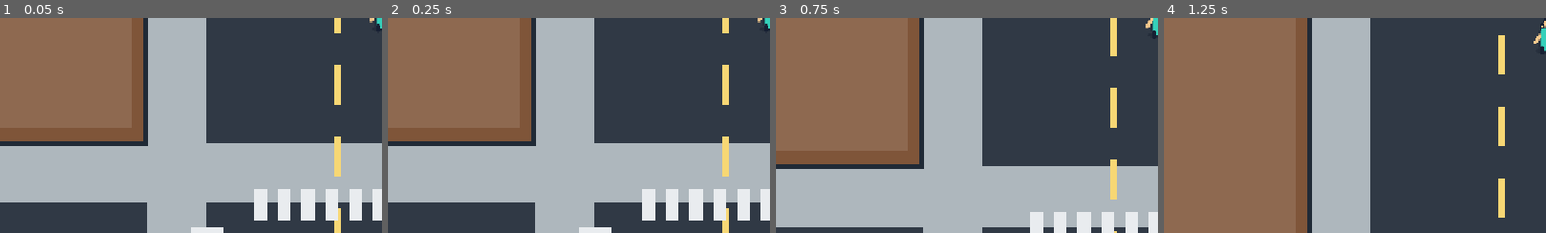
Above: before the commit, frames 1-4 (left to right).
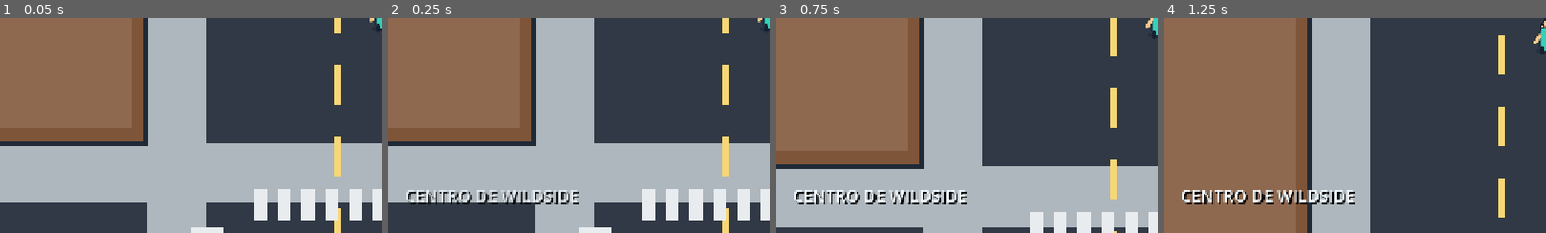
Above: after the commit, the same moments.

Repository: MiguelAlmeidaJ/Wildside
Game: Godot game, scene res://main.tscn
Same seed, same stepped clock (60 frames per second), same inputs: the game is played once before the commit and once after it.
Inputs (mouse positions are % of the whole screen's width and height, from its top left):
- Up to frame 1 (0.05 s): no input
- Up to frame 2 (0.25 s): no input
- Up to frame 3 (0.75 s): move the mouse to (45, 70) at 0.52 s; hold W (move_up) from 0.53 s (still down); hold E (interact) from 0.53 s (still down); click (45, 70) at 0.67 s
- Up to frame 4 (1.25 s): keep holding W (move_up); keep holding E (interact); tap Shift (run) at 0.8 s
The pictures show only the part of the screen within x 0-50%, y 50-100%; the shares and areas given below are measured in that part.

Frame 1 is identical in both runs. In frame 2, 1.6% of the frame differs, in the area x 4-50%, y 80-87%; in frame 3, 1.9%; in frame 4, 2.0%.

Commit message:
Adiciona bairros e dá mais vida à cidade
* Add district state to game manager

* Add city district tracker

* Populate city districts with NPCs and vehicles

* Show district transitions on HUD

* Add district name banner

* Cover city districts in smoke test

* Give city districts subtle visual identities

* Document city districts and population

* Make district banner transitions robust

Diff:
--- a/main.tscn
+++ b/main.tscn
@@ -11,9 +11,13 @@
 [ext_resource type="PackedScene" path="res://scenes/vehicles/police_car.tscn" id="9_police"]
 [ext_resource type="PackedScene" path="res://scenes/world/wilderness_zone.tscn" id="10_zone"]
 [ext_resource type="PackedScene" path="res://scenes/ui/hud.tscn" id="11_hud"]
+[ext_resource type="Script" path="res://scripts/world/district_tracker.gd" id="12_district"]
 
 [node name="Game" type="Node2D"]
 script = ExtResource("1_main")
+
+[node name="DistrictTracker" type="Node" parent="."]
+script = ExtResource("12_district")
 
 [node name="World" type="Node2D" parent="."]
 
@@ -37,6 +41,26 @@
 citizen_name = "Davi"
 dialogue = "Tem viaturas demais rondando o centro. Eu evitaria confusão."
 
+[node name="Luma" parent="World/Entities/NPCs" instance=ExtResource("6_npc")]
+position = Vector2(-1460, 470)
+citizen_name = "Luma"
+dialogue = "Aqui no residencial todo mundo sabe da vida de todo mundo. Até demais."
+
+[node name="Bruno" parent="World/Entities/NPCs" instance=ExtResource("6_npc")]
+position = Vector2(1460, 460)
+citizen_name = "Bruno"
+dialogue = "As fábricas fecharam cedo. Dizem que alguma coisa apareceu perto dos galpões."
+
+[node name="Nando" parent="World/Entities/NPCs" instance=ExtResource("6_npc")]
+position = Vector2(-540, 1460)
+citizen_name = "Nando"
+dialogue = "Na Zona Sul você encontra de tudo. O problema é saber de quem está comprando."
+
+[node name="Iara" parent="World/Entities/NPCs" instance=ExtResource("6_npc")]
+position = Vector2(560, 1440)
+citizen_name = "Iara"
+dialogue = "Se você viu uma criatura estranha, não foi o primeiro. Só o primeiro a voltar falando."
+
 [node name="Police1" parent="World/Entities/NPCs" instance=ExtResource("9_police")]
 position = Vector2(950, 0)
 
@@ -50,6 +74,14 @@
 [node name="Car" parent="World/Entities/Vehicles" instance=ExtResource("5_car")]
 position = Vector2(-90, 65)
 rotation = 0.18
+
+[node name="CarResidential" parent="World/Entities/Vehicles" instance=ExtResource("5_car")]
+position = Vector2(-1010, 610)
+rotation = 1.5708
+
+[node name="CarIndustrial" parent="World/Entities/Vehicles" instance=ExtResource("5_car")]
+position = Vector2(1010, 560)
+rotation = -1.5708
 
 [node name="Creatures" type="Node2D" parent="World/Entities"]
 
--- a/scenes/ui/hud.tscn
+++ b/scenes/ui/hud.tscn
@@ -154,4 +154,22 @@
 theme_override_font_sizes/font_size = 16
 text = "Converse com Maya."
 
+[node name="DistrictLabel" type="Label" parent="."]
+unique_name_in_owner = true
+visible = false
+anchors_preset = 3
+anchor_top = 1.0
+anchor_bottom = 1.0
+offset_left = 28.0
+offset_top = -82.0
+offset_right = 520.0
+offset_bottom = -34.0
+grow_vertical = 0
+theme_override_colors/font_color = Color(0.95, 0.98, 1, 1)
+theme_override_colors/font_shadow_color = Color(0, 0, 0, 0.9)
+theme_override_constants/shadow_offset_x = 3
+theme_override_constants/shadow_offset_y = 3
+theme_override_font_sizes/font_size = 28
+text = "CENTRO DE WILDSIDE"
+
 [connection signal="timeout" from="MessageTimer" to="." method="_on_message_timer_timeout"]
--- a/scripts/systems/game_manager.gd
+++ b/scripts/systems/game_manager.gd
@@ -1,9 +1,11 @@
 extends Node
 
 signal money_changed(total: int)
+signal district_changed(name: String)
 
 var player: CharacterBody2D
 var money := 0
+var current_district := ""
 
 
 func register_player(value: CharacterBody2D) -> void:
@@ -23,6 +25,14 @@
 	money_changed.emit(money)
 
 
+func set_district(name: String) -> void:
+	if name == current_district:
+		return
+	current_district = name
+	district_changed.emit(name)
+
+
 func reset_run() -> void:
 	money = 0
+	current_district = ""
 	money_changed.emit(money)
--- a/scripts/ui/hud.gd
+++ b/scripts/ui/hud.gd
@@ -9,10 +9,12 @@
 @onready var mission_panel: PanelContainer = %MissionPanel
 @onready var mission_title: Label = %MissionTitle
 @onready var mission_description: Label = %MissionDescription
+@onready var district_label: Label = %DistrictLabel
 
 var _objective_text := ""
 var _objective_target := Vector2.ZERO
 var _objective_has_target := false
+var _district_tween: Tween
 
 
 func _ready() -> void:
@@ -21,6 +23,7 @@
 	WantedManager.wanted_changed.connect(_on_wanted_changed)
 	WantedManager.crime_committed.connect(_on_crime_committed)
 	GameManager.money_changed.connect(_on_money_changed)
+	GameManager.district_changed.connect(_on_district_changed)
 	_on_wanted_changed(WantedManager.wanted_level, WantedManager.heat)
 	_on_money_changed(GameManager.money)
 
@@ -69,5 +72,24 @@
 	show_message("MISSÃO CONCLUÍDA  •  +$%d" % reward)
 
 
+func _on_district_changed(name: String) -> void:
+	if name.is_empty():
+		return
+	if _district_tween != null and _district_tween.is_valid():
+		_district_tween.kill()
+
+	district_label.text = name
+	district_label.show()
+	district_label.modulate.a = 0.0
+
+	_district_tween = create_tween()
+	_district_tween.set_trans(Tween.TRANS_QUAD)
+	_district_tween.set_ease(Tween.EASE_OUT)
+	_district_tween.tween_property(district_label, "modulate:a", 1.0, 0.22)
+	_district_tween.tween_interval(1.65)
+	_district_tween.tween_property(district_label, "modulate:a", 0.0, 0.65)
+	_district_tween.tween_callback(district_label.hide)
+
+
 func _on_message_timer_timeout() -> void:
 	message_panel.hide()
--- a/scripts/world/city.gd
+++ b/scripts/world/city.gd
@@ -35,6 +35,12 @@
 
 func _draw() -> void:
 	draw_rect(CITY_RECT, Color("#77a464"))
+
+	# Tons discretos ajudam cada região a ter leitura própria sem trocar o tileset ainda.
+	draw_rect(Rect2(-1800, -900, 980, 1700), Color(0.18, 0.32, 0.45, 0.13))
+	draw_rect(Rect2(-820, -900, 1640, 1700), Color(0.30, 0.24, 0.38, 0.08))
+	draw_rect(Rect2(820, -900, 980, 1700), Color(0.42, 0.28, 0.16, 0.14))
+	draw_rect(Rect2(-1800, 1180, 3600, 620), Color(0.24, 0.18, 0.30, 0.13))
 
 	# Duas avenidas horizontais e três eixos verticais.
 	draw_rect(Rect2(-1800, -180, 3600, 360), ROAD_COLOR)
--- /dev/null
+++ b/scripts/world/district_tracker.gd
@@ -0,0 +1,27 @@
+extends Node
+
+@export var update_interval := 0.15
+
+var _elapsed := 0.0
+
+
+func _process(delta: float) -> void:
+	_elapsed += delta
+	if _elapsed < update_interval:
+		return
+	_elapsed = 0.0
+
+	var position := GameManager.get_controlled_position()
+	GameManager.set_district(_district_for(position))
+
+
+func _district_for(position: Vector2) -> String:
+	if position.y < -900.0:
+		return "MATA NORTE"
+	if position.y >= 800.0:
+		return "ZONA SUL"
+	if position.x <= -800.0:
+		return "BAIRRO RESIDENCIAL"
+	if position.x >= 800.0:
+		return "DISTRITO INDUSTRIAL"
+	return "CENTRO DE WILDSIDE"
--- a/tests/smoke_test.gd
+++ b/tests/smoke_test.gd
@@ -28,9 +28,15 @@
 	var phone = game.get_node("World/Props/Payphone")
 	var nib = game.get_node("World/Entities/Creatures/Nib")
 	var police = game.get_node("World/Entities/NPCs/Police1")
+	var district_tracker = game.get_node("DistrictTracker")
 	_check(player != null, "Player precisa existir")
 	_check(car != null, "Car precisa existir")
-	_check(get_nodes_in_group("interactable").size() >= 5, "NPCs, telefone, carro e Nib precisam ser interativos")
+	_check(get_nodes_in_group("interactable").size() >= 11, "Cidade ampliada precisa ter NPCs, veículos, telefone e Nib interativos")
+	_check(district_tracker._district_for(Vector2(0, 0)) == "CENTRO DE WILDSIDE", "Centro precisa ser identificado")
+	_check(district_tracker._district_for(Vector2(-1400, 400)) == "BAIRRO RESIDENCIAL", "Residencial precisa ser identificado")
+	_check(district_tracker._district_for(Vector2(1400, 400)) == "DISTRITO INDUSTRIAL", "Industrial precisa ser identificado")
+	_check(district_tracker._district_for(Vector2(0, 1400)) == "ZONA SUL", "Zona Sul precisa ser identificada")
+	_check(district_tracker._district_for(Vector2(0, -1300)) == "MATA NORTE", "Mata Norte precisa ser identificada")
 
 	var player_start: Vector2 = player.global_position
 	Input.action_press("move_up")
Not shown: 1 places in main.tscn that only renumber resources
Not shown, changed: README.md
